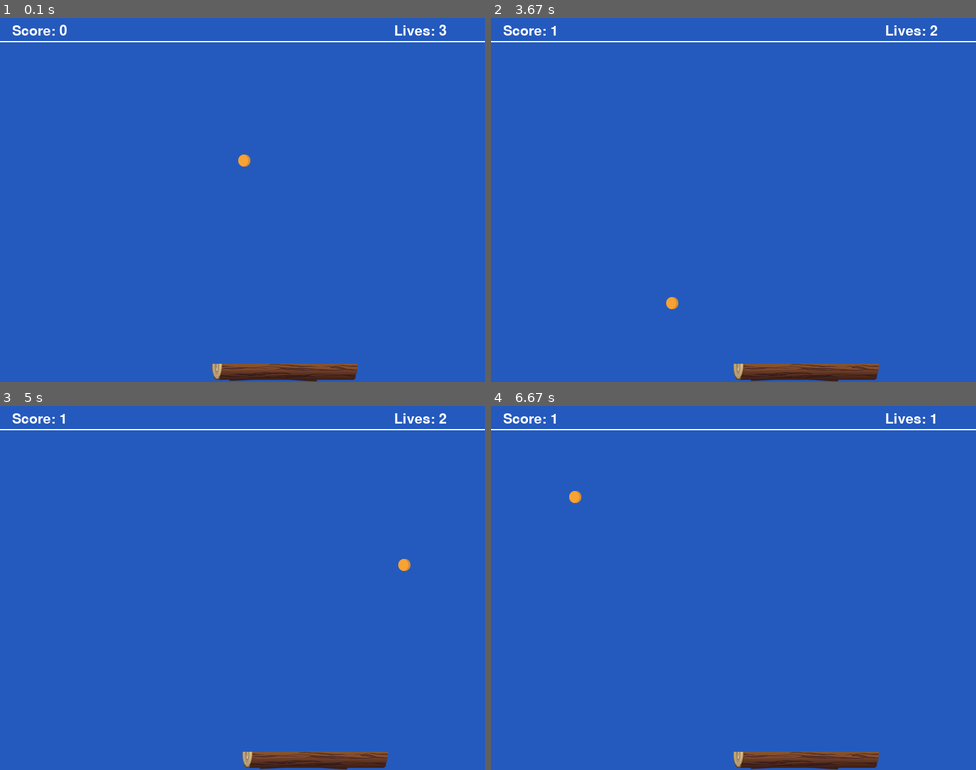
Above: before the commit, frames 1-4 (two rows, left to right).
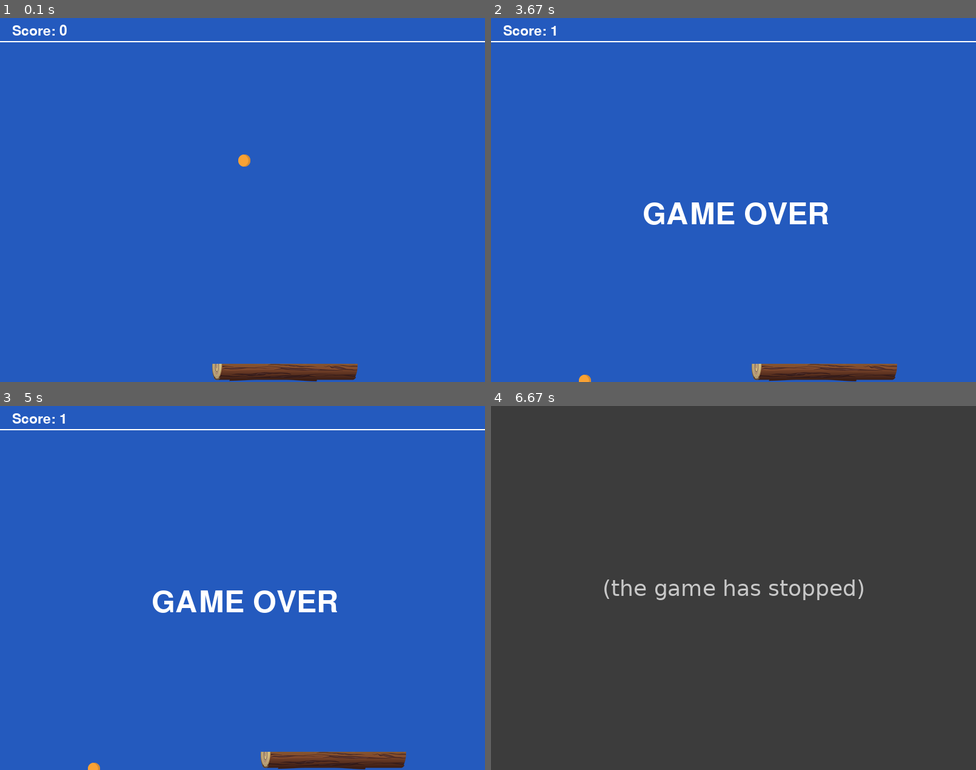
Above: after the commit, the same moments.

Repository: cosmii02/cosmii02
Game: pygame game, started from ul5.py
Same seed, same stepped clock (60 frames per second), same inputs: the game is played once before the commit and once after it.
Inputs:
- Up to frame 1 (0.1 s): no input
- Up to frame 2 (3.67 s): hold Right 0.33-0.8 s; hold Right 0.83-1.3 s; hold Left 1.33-1.87 s; hold Left 1.9-2.3 s; hold Right 2.33-2.97 s; hold Left 3-3.47 s
- Up to frame 3 (5 s): no input
- Up to frame 4 (6.67 s): no input

The runs differ from the first frame. In frame 1, 0.1% of the frame differs, in the area x 81-92%, y 1-5%; in frame 2, 2.1%; in frame 3, 2.1%; in frame 4, 100%, in the area x 0-100%, y 0-100%.
After the commit the program exited at 6.35 s; later frames show no game.

Commit message:
Uwu Uwu Uwu Uwu Uwu Uwu Uwu Uwu Uwu Uwu Uwu Uwu Uwu Uwu Uwu Uwu Uwu Uwu Uwu Uwu Uwu Uwu Uwu Uwu Uwu Uwu Uwu Uwu Uwu Uwu Uwu Uwu Uwu Uwu Uwu Uwu Uwu Uwu Uwu Uwu Uwu Uwu Uwu Uwu Uwu Uwu Uwu Uwu Uwu Uwu Uwu Uwu Uwu Uwu Uwu Uwu Uwu Uwu Uwu Uwu Uwu Uwu Uwu Uwu Uwu Uwu Uwu Uwu Uwu Uwu Uwu Uwu Uwu Uwu Uwu Uwu Uwu Uwu Uwu Uwu Uwu Uwu Uwu Uwu Uwu Uwu Uwu Uwu Uwu Uwu Uwu Uwu Uwu Uwu Uwu Uwu Uwu Uwu Uwu Uwu Uwu Uwu Uwu Uwu Uwu

Diff:
--- a/ul5.py
+++ b/ul5.py
@@ -2,10 +2,12 @@
 #import the Paddle Class & the Ball Class
 from paddle import Paddle
 from ball import Ball
-
+from pypresence import Presence
 pygame.init() # initialise the pygame library
 
-
+client_id = '917360810576187433'  # Fake ID, put your real one here
+RPC = Presence(client_id)  # Initialize the client class
+RPC.connect() # Start the handshake loop
 
 # Define some colors
 WHITE = (255, 255, 255) # Defines the color white
@@ -16,7 +18,6 @@
 YELLOW = (255, 255, 0) # Defines yellow color
 
 score = 0 # Score variable
-lives = 3 # Lives variable
 
 # Open a new window
 size = (800, 600)
@@ -25,7 +26,10 @@
 
 # This will be a list that will contain all the sprites we intend to use in our game.
 all_sprites_list = pygame.sprite.Group()
-
+# load onhit.wav as onhit
+onhit = pygame.mixer.Sound('onhit.wav')
+gameover = pygame.mixer.Sound('gameover.wav')
+tetris = pygame.mixer.Sound('tetris.wav')
 # Create the Paddle
 # load pad.png
 pygame.image.load("pad.png")
@@ -63,7 +67,7 @@
         paddle.moveRight(5) # Move the paddle left or right
 
     all_sprites_list.update() # This is the place to call the update() method for any sprites.
-
+    tetris.play() # play tetris
     # Check if the ball is bouncing against any of the 4 walls:
     if ball.rect.x >= 790: # Ball is touching the right wall
         ball.velocity[0] = -ball.velocity[0] # Reverse the ball direction
@@ -71,17 +75,16 @@
         ball.velocity[0] = -ball.velocity[0] # Reverse the ball direction
     if ball.rect.y > 590: # Ball is touching the bottom wall
         ball.velocity[1] = -ball.velocity[1] # Reverse the ball direction
-        lives -= 1 # Lose a life
-        if lives == 0: # Game over
-            # Display Game Over Message for 3 seconds
-            font = pygame.font.Font(None, 74) # Set font
-            text = font.render("GAME OVER", 1, WHITE) # Set text
-            screen.blit(text, (250, 300)) # Display text
-            pygame.display.flip() # Update the display
-            pygame.time.wait(3000) # Wait 3 seconds
+        tetris.stop()
+        gameover.play()
+        font = pygame.font.Font(None, 74) # Set font
+        text = font.render("GAME OVER", 1, WHITE) # Set text
+        screen.blit(text, (250, 300)) # Display text
+        pygame.display.flip() # Update the display
+        pygame.time.wait(3000) # Wait 3 seconds
 
-            # Stop the Game
-            carryOn = False # Flag that we are done so we exit this loop
+        # Stop the Game
+        carryOn = False # Flag that we are done so we exit this loop
     if ball.rect.y < 40: # If the ball hits the top
         ball.velocity[1] = -ball.velocity[1] # Reverse the ball's y direction
 
@@ -89,8 +92,12 @@
     if pygame.sprite.collide_mask(ball, paddle): # If the ball hits the paddle
         ball.rect.x -= ball.velocity[0] # Move the ball back to the paddle
         ball.rect.y -= ball.velocity[1] # Move the ball back to the paddle
+        onhit.play() # Play the onhit sound
         ball.bounce() # Reverse the ball's x direction
         score += 1 # Add to the score
+
+        print(RPC.update(state="Ball go brr",
+                         details="Score: " + str(score)))  # Set the presence
 
     screen.fill(DARKBLUE) # Fill the screen with dark blue
     pygame.draw.line(screen, WHITE, [0, 38], [800, 38], 2) # Draw the top border
@@ -99,8 +106,6 @@
     font = pygame.font.Font(None, 34) # Set the font
     text = font.render("Score: " + str(score), 1, WHITE) # Render the text
     screen.blit(text, (20, 10)) # Draw the text at the top left of the screen
-    text = font.render("Lives: " + str(lives), 1, WHITE) # Render the text
-    screen.blit(text, (650, 10)) # Draw the text at the top right of the screen
 
     all_sprites_list.draw(screen) # Draw all sprites in one go.
 
Not shown, added: gameover.wav
Not shown, added: onhit.wav
Not shown, added: tetris.wav
